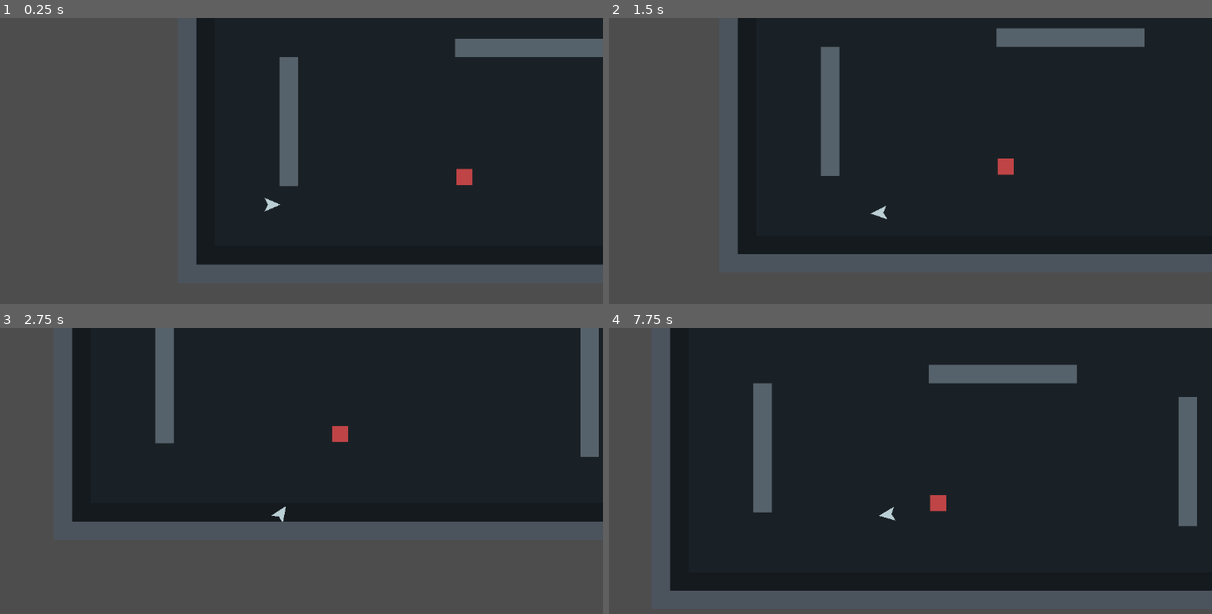
Above: before the commit, frames 1-4 (two rows, left to right).
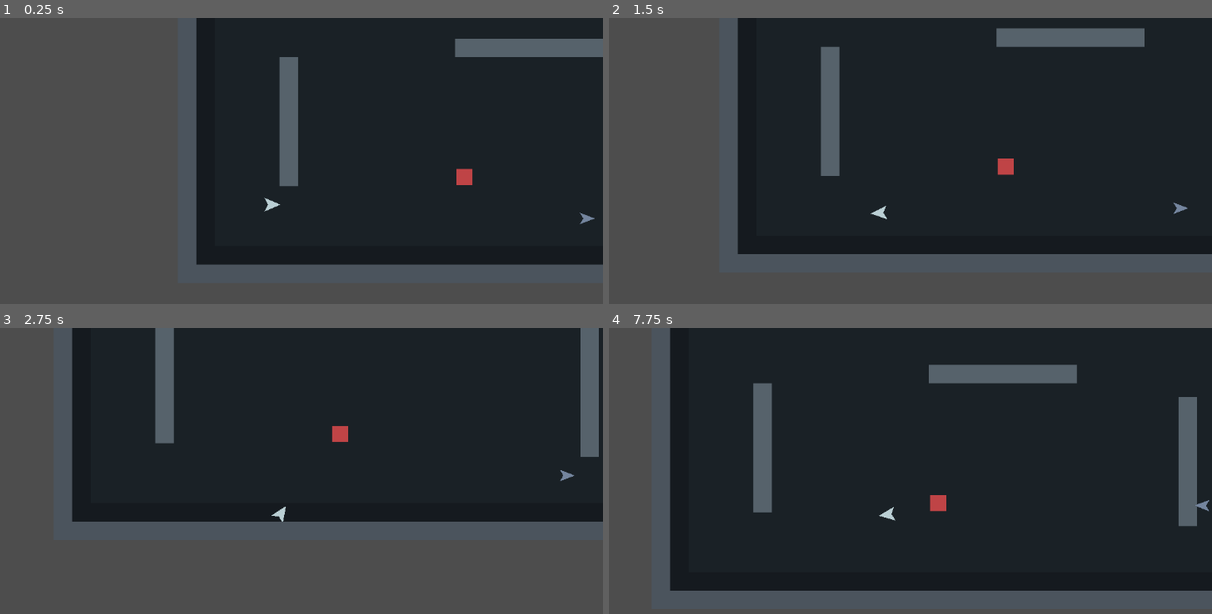
Above: after the commit, the same moments.

Repository: wintermute11-openclaw/delta-protocol
Game: Godot game, scene res://scenes/main/Main.tscn
The game is run twice, just before and just after one commit, with the same random seed, the same clock (stepped at 60 frames per second) and the same inputs.
Inputs (mouse positions are in pixels of both pictures, inside the frame that each line leads up to):
- Up to frame 1 (0.25 s): no input
- Up to frame 2 (1.5 s): move the mouse to (1025, 186) at 0.52 s; hold D (move_right) 0.53-1.28 s; click (1025, 186) at 0.6 s; move the mouse to (747, 223) at 1.27 s; hold S (move_down) from 1.28 s (still down); tap Shift (slow_move) at 1.35 s
- Up to frame 3 (2.75 s): move the mouse to (337, 433) at 2.02 s; release S (move_down) at 2.03 s; hold D (move_right) from 2.03 s (still down); tap 1 (weapon_1) at 2.1 s
- Up to frame 4 (7.75 s): move the mouse to (844, 588) at 2.77 s; release D (move_right) at 2.78 s; hold W (move_up) 2.78-3.53 s; tap 2 (weapon_2) at 2.85, 6.6 s; move the mouse to (1079, 571) at 3.52 s; hold A (move_left) 3.53-5.03 s; tap 3 (weapon_3) at 3.6, 7.35 s; move the mouse to (681, 459) at 4.27 s; click (681, 459) at 4.35 s; move the mouse to (910, 513) at 5.02 s; hold S (move_down) 5.03-5.78 s; hold Shift (slow_move) 5.03-5.78 s; move the mouse to (777, 422) at 5.77 s; hold D (move_right) 5.78-6.53 s; tap 1 (weapon_1) at 5.85 s; move the mouse to (1025, 496) at 6.52 s; hold W (move_up) 6.53-7.28 s; move the mouse to (747, 533) at 7.27 s; hold D (move_right) from 7.28 s (still down)

The runs differ from the first frame. In frame 1, less than 0.1% of the frame differs, in the area x 96-99%, y 68-73%; in frame 2, less than 0.1%; in frame 3, less than 0.1%; in frame 4, less than 0.1%.

Commit message:
feat: add patrolling guards

Diff:
--- /dev/null
+++ b/scenes/enemies/Guard.tscn
@@ -0,0 +1,18 @@
+[gd_scene load_steps=3 format=3]
+
+[ext_resource type="Script" path="res://scripts/enemies/guard_ai.gd" id="1_script"]
+
+[sub_resource type="CircleShape2D" id="CircleShape2D_guard"]
+radius = 12.0
+
+[node name="Guard" type="CharacterBody2D"]
+script = ExtResource("1_script")
+collision_layer = 1
+collision_mask = 1
+
+[node name="Visual" type="Polygon2D" parent="."]
+color = Color(0.454902, 0.52549, 0.623529, 1)
+polygon = PackedVector2Array(16, 0, -10, -10, -4, 0, -10, 10)
+
+[node name="CollisionShape2D" type="CollisionShape2D" parent="."]
+shape = SubResource("CircleShape2D_guard")
--- a/scenes/main/Main.tscn
+++ b/scenes/main/Main.tscn
@@ -1,7 +1,8 @@
-[gd_scene load_steps=8 format=3]
+[gd_scene load_steps=9 format=3]
 
 [ext_resource type="PackedScene" path="res://scenes/player/Player.tscn" id="1_player"]
 [ext_resource type="PackedScene" path="res://scenes/enemies/DummyTarget.tscn" id="2_dummy"]
+[ext_resource type="PackedScene" path="res://scenes/enemies/Guard.tscn" id="3_guard"]
 
 [sub_resource type="RectangleShape2D" id="RectangleShape2D_top"]
 size = Vector2(1216, 32)
@@ -133,3 +134,15 @@
 
 [node name="DummyTargetC" parent="DummyTargets" instance=ExtResource("2_dummy")]
 position = Vector2(496, 632)
+
+[node name="Guards" type="Node2D" parent="."]
+
+[node name="GuardA" parent="Guards" instance=ExtResource("3_guard")]
+position = Vector2(688, 704)
+patrol_points = Array[Vector2]([Vector2(688, 704), Vector2(1040, 704), Vector2(1040, 632), Vector2(688, 632)])
+patrol_speed = 72.0
+
+[node name="GuardB" parent="Guards" instance=ExtResource("3_guard")]
+position = Vector2(240, 120)
+patrol_points = Array[Vector2]([Vector2(240, 120), Vector2(528, 120), Vector2(528, 176), Vector2(240, 176)])
+patrol_speed = 66.0
--- /dev/null
+++ b/scripts/enemies/guard_ai.gd
@@ -0,0 +1,72 @@
+extends CharacterBody2D
+
+enum GuardState {
+	PATROL,
+	SUSPICIOUS,
+	CHASE,
+	ATTACK,
+	DEAD,
+}
+
+@export var patrol_points: Array[Vector2] = [Vector2.ZERO, Vector2(96, 0)]
+@export var patrol_speed: float = 72.0
+@export var max_health: int = 2
+@export var waypoint_tolerance: float = 8.0
+
+@onready var visual: Polygon2D = $Visual
+
+var current_state: GuardState = GuardState.PATROL
+var current_health: int = 0
+var patrol_index: int = 0
+
+func _ready() -> void:
+	current_health = max_health
+	if patrol_points.is_empty():
+		patrol_points = [global_position]
+
+func _physics_process(_delta: float) -> void:
+	match current_state:
+		GuardState.PATROL:
+			_patrol()
+		GuardState.DEAD:
+			velocity = Vector2.ZERO
+		# Reserved for later phases:
+		# SUSPICIOUS becomes active in Phase 4.
+		# CHASE and ATTACK become active in later combat/detection phases.
+		GuardState.SUSPICIOUS, GuardState.CHASE, GuardState.ATTACK:
+			velocity = Vector2.ZERO
+
+	move_and_slide()
+
+func _patrol() -> void:
+	if patrol_points.is_empty():
+		velocity = Vector2.ZERO
+		return
+
+	var target_point := patrol_points[patrol_index]
+	var to_target := target_point - global_position
+
+	if to_target.length() <= waypoint_tolerance:
+		patrol_index = (patrol_index + 1) % patrol_points.size()
+		target_point = patrol_points[patrol_index]
+		to_target = target_point - global_position
+
+	velocity = to_target.normalized() * patrol_speed
+	if velocity.length() > 0.0:
+		rotation = velocity.angle()
+
+func take_damage(amount: int) -> void:
+	if current_state == GuardState.DEAD:
+		return
+
+	current_health -= amount
+	visual.color = Color(0.529412, 0.176471, 0.176471, 1)
+
+	if current_health <= 0:
+		_enter_dead_state()
+
+func _enter_dead_state() -> void:
+	current_state = GuardState.DEAD
+	velocity = Vector2.ZERO
+	visual.color = Color(0.211765, 0.211765, 0.235294, 0.85)
+	modulate = Color(1, 1, 1, 0.8)
Not shown, changed: README.md
Not shown, changed: docs/CHANGELOG.md
Not shown, changed: docs/DESIGN.md
Not shown, changed: docs/TODO.md
